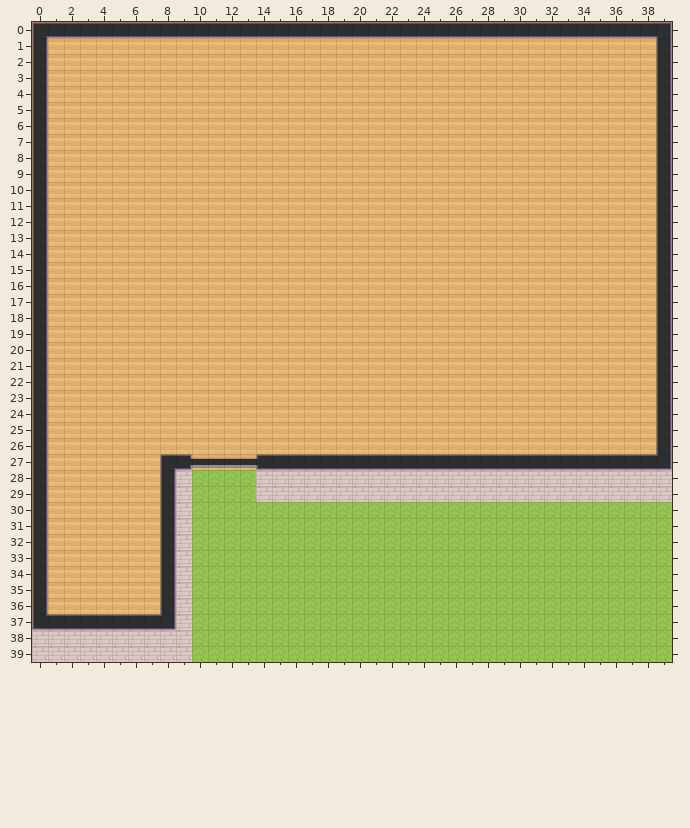
Tiled map (JSON), stored at map.tmj. The picture above is the old version.
Cells are 32x32 px. Shown: x 0..39, y 0..39.
And afterwards:
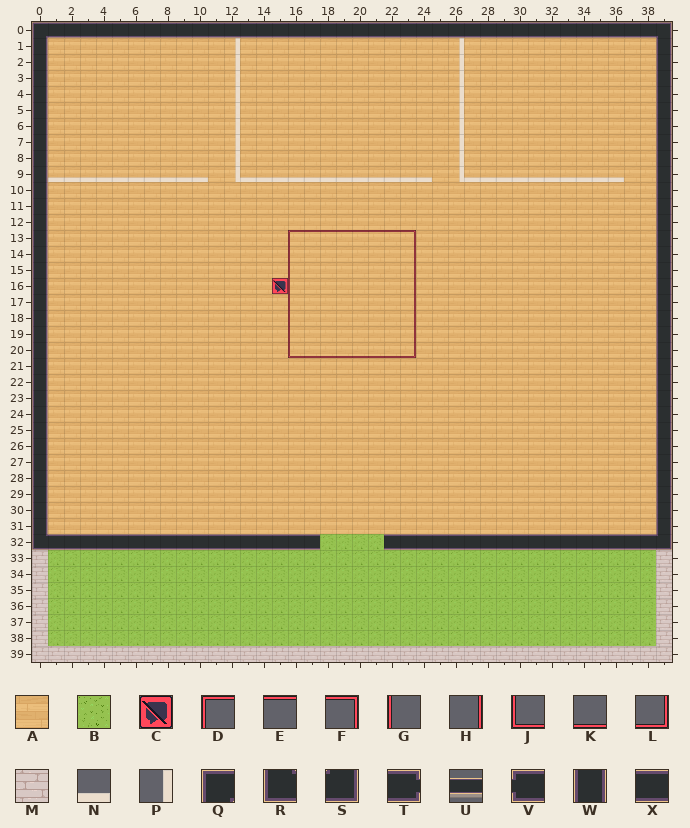
Key: from "Chunk 1": A 2, B 4, C 14, D 15, E 16, F 17, G 18, H 19, J 20, K 21, L 22, M 38, N 167, P 167 turned 270; from "WA_Room_Builder": Q 28, R 53, S 54, T 63, U 64, V 65, W 102, X 104.
_ is an empty cell, # one hidden under a higher layer.
Tiles replaced or removed in this view: A, B, M, Q, R, S, T, U, V, W, X.
Tiles of an added or newly shown layer are drawn over the layers below it.
Author's note on the commit: add rooms and layers
Diff:
Changed rows in their new state; . is an unchanged cell.
Layer "Ground/floor":
first column x 1:
28 .........AAAA..........................
29 .........AAAA..........................
30 .........AAAAAAAAAAAAAAAAAAAAAAAAAAAAA#
31 .........AAAAAAAAAAAAAAAAAAAAAAAAAAAAA#
32 #######................................
33 BBBBBBBBB..............................
34 BBBBBBBBB..............................
35 BBBBBBBBB..............................
36 BBBBBBBBB..............................
37 BBBBBBBBB..............................
38 BBBBBBBBB..............................
Layer "Ground/walls":
first column x 1:
 1 ...........P.............P..........
 2 ...........P.............P..........
 3 ...........P.............P..........
 4 ...........P.............P..........
 5 ...........P.............P..........
 6 ...........P.............P..........
 7 ...........P.............P..........
 8 ...........P.............P..........
 9 NNNNNNNNNN.PNNNNNNNNNNNN.PNNNNNNNNNN
first column x 0:
27 ........_______________________________W
28 ........__...._________________________W
29 ........__...._________________________W
30 ........__.............................W
31 ........__.............................W
32 RXXXXXXXXXXXXXXXXX....XXXXXXXXXXXXXXXXXS
33 M.......__.............................M
34 M.......__.............................M
35 M.......__.............................M
36 M.......__.............................M
37 M_________.............................M
38 ._________.............................M
39 ..........MMMMMMMMMMMMMMMMMMMMMMMMMMMMMM
Layer "rooms/silent-zones/middle" (added):
first column x 15:
13 .DEEEEEEF
14 .G......H
15 .G......H
16 CG......H
17 .G......H
18 .G......H
19 .G......H
20 .JKKKKKKL
Where, in picture pixels (left, top, right, bottom), the same in both pictures:
added: (235, 38, 432, 182)
added: (459, 38, 624, 182)
added: (48, 177, 208, 182)
added: (272, 230, 416, 358)
changed: (32, 454, 672, 662)
